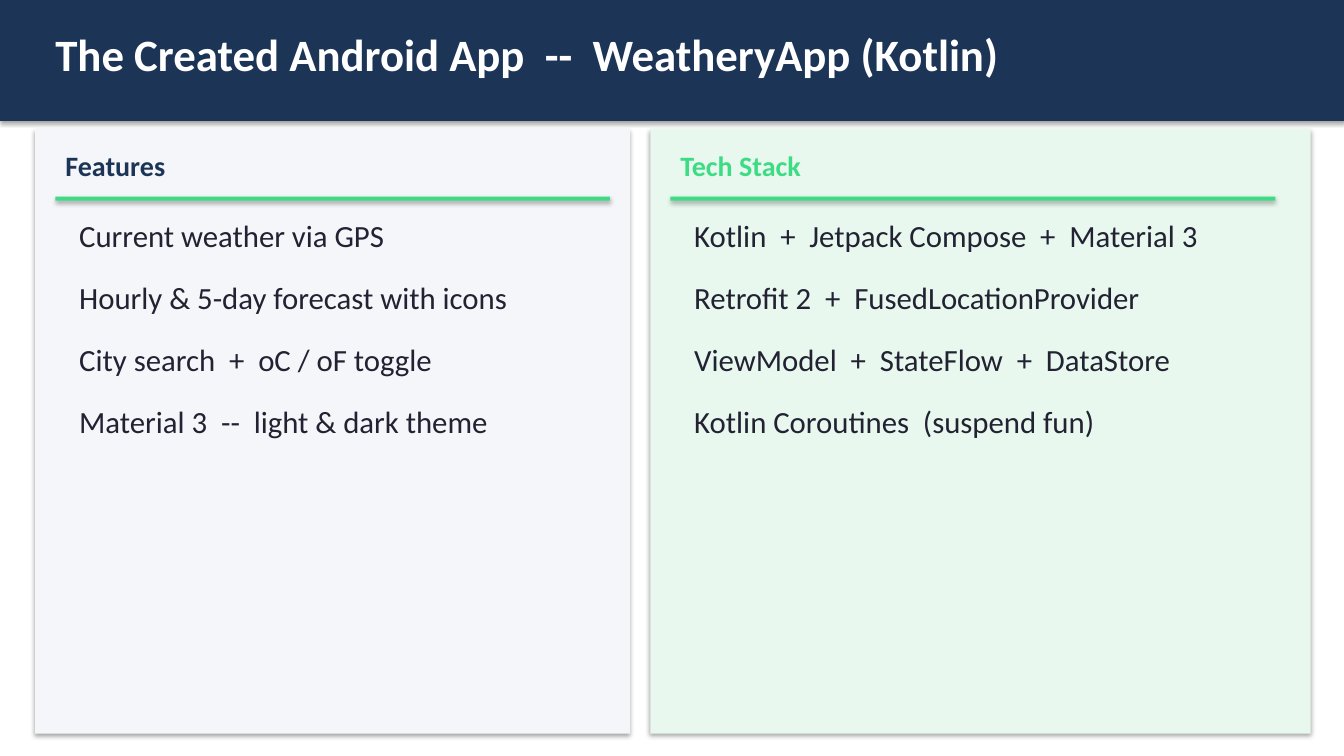
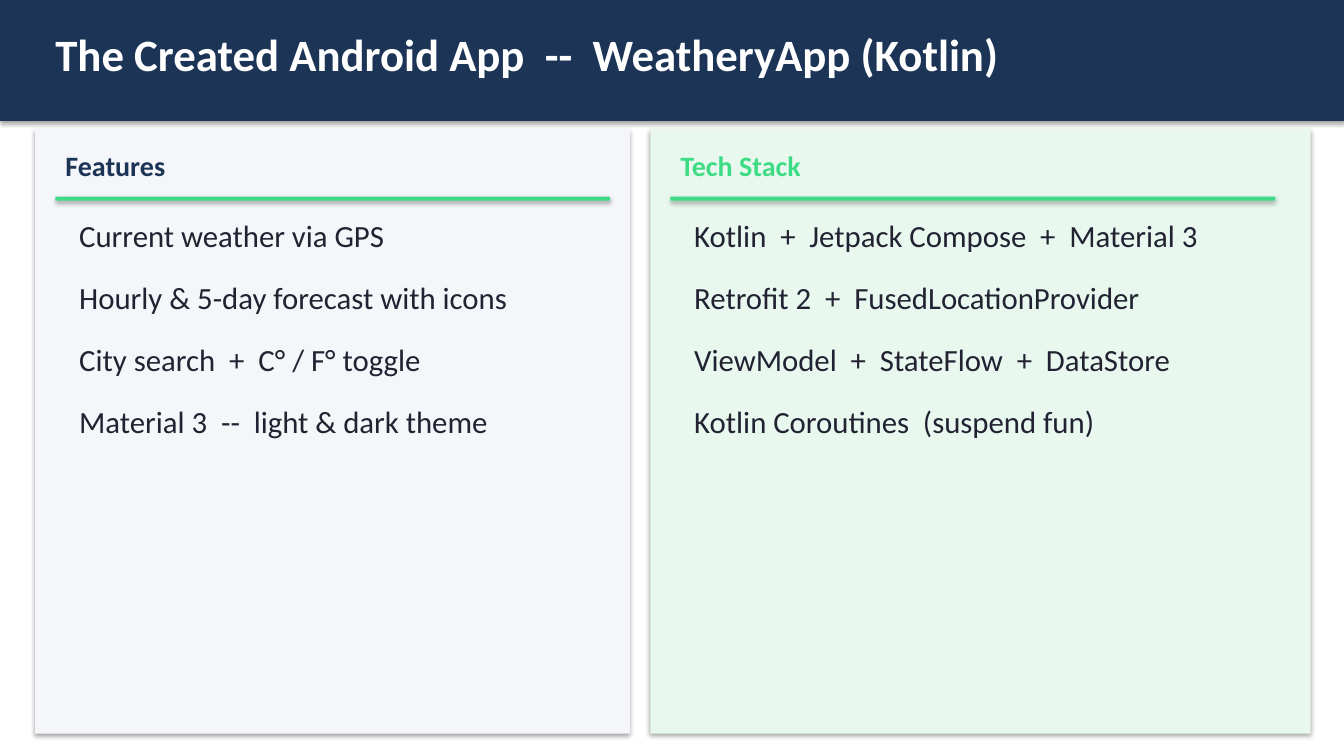
Before and after one commit to kis4-2026ss/projekt-bb-g1-toth-aichinger, a slide deck: slide 6 of docs/WeatheryApp_Presentation.pptx. Drawn at 1344x756 pixels with LibreOffice and Linux fonts; fonts in the diff are those of the drawing. Boxes give left, top, right and bottom in pixels: in the first picture for what was removed or moved away, otherwise in the second. Text is boxed around its words. In the diff, an @@ line names an element or a change of style, - is before the commit and + after.

```diff
--- a/docs/WeatheryApp_Presentation.pptx
+++ b/docs/WeatheryApp_Presentation.pptx
@@ text at [79, 349, 421, 377]: text changed @@
-City search + oC / oF toggle
+City search + C° / F° toggle
```
Also in this commit, not shown: 1 slide removed.
